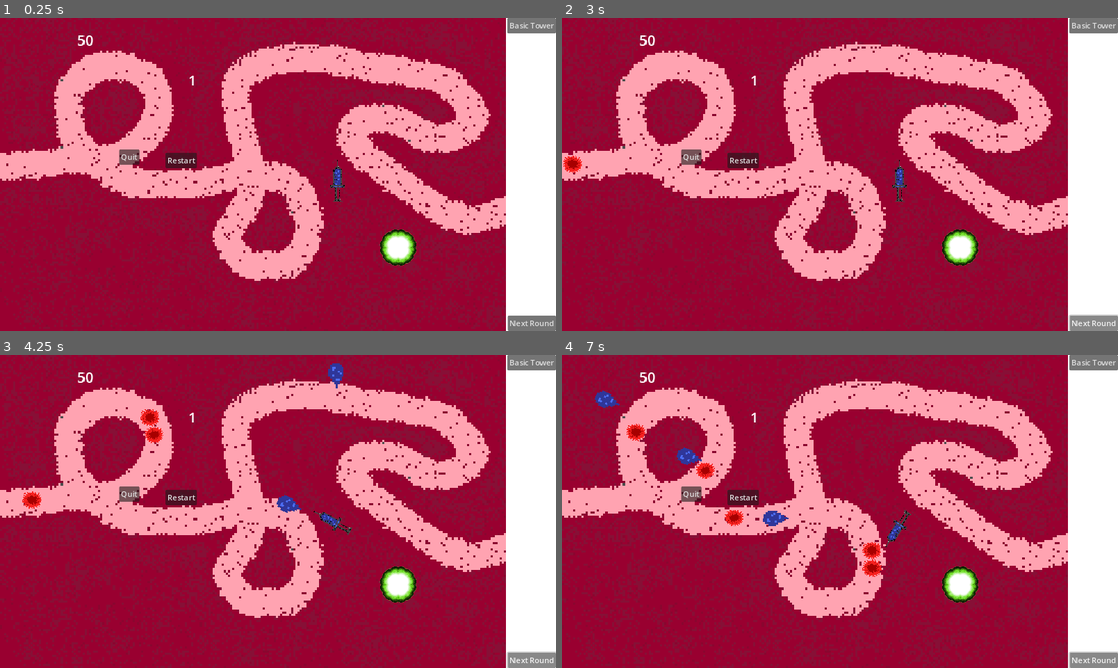
Above: before the commit, frames 1-4 (two rows, left to right).
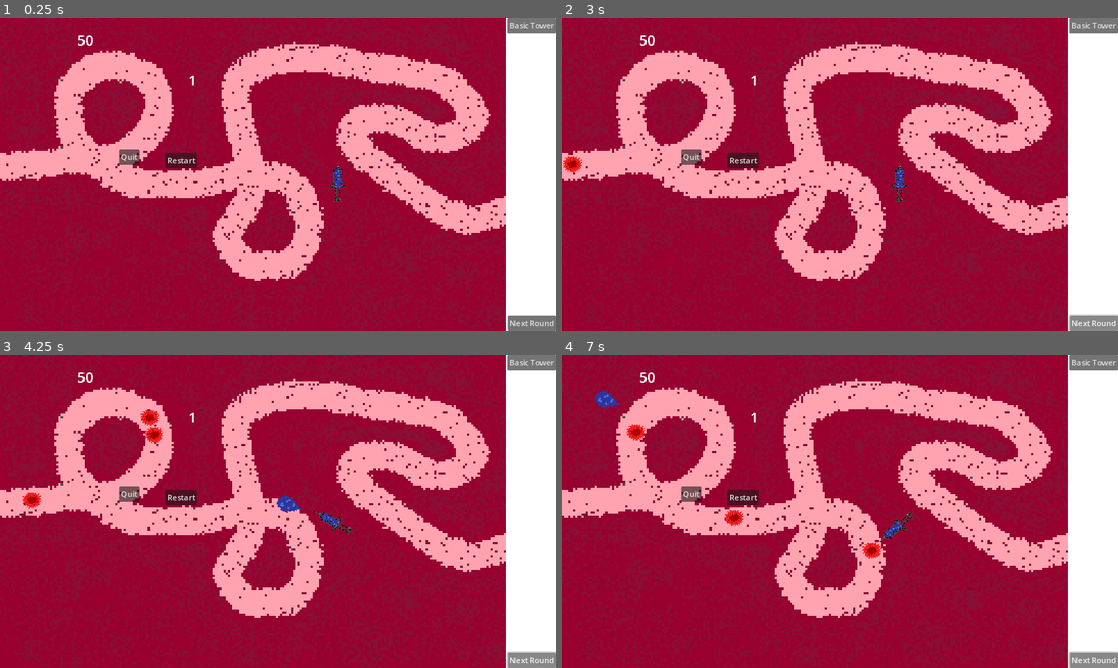
Above: after the commit, the same moments.

Repository: Kryzi/TowerDefense
Game: Godot game, scene res://Scenes/world.tscn
Same seed, same stepped clock (60 frames per second), same inputs: the game is played once before the commit and once after it.
Inputs:
- Up to frame 1 (0.25 s): no input
- Up to frame 2 (3 s): click "Restart" at 0.5 s; click "Restart" at 1.25 s; click "Restart" at 2 s; click "Next Round" at 2.75 s
- Up to frame 3 (4.25 s): click "Next Round" at 3.5 s
- Up to frame 4 (7 s): tap Enter (ui_accept) at 4.25, 4.52, 5.27, 6.77 s; hold Right (ui_right) 4.28-5.78 s; hold Left (ui_left) 5.78-6.53 s; hold Right (ui_right) from 6.53 s (still down)

The runs differ from the first frame. In frame 1, 0.6% of the frame differs, in the area x 68-75%, y 67-80%; in frame 2, 0.6%; in frame 3, 0.8%; in frame 4, 1.4%, in the area x 11-75%, y 22-80%.

Commit message:
tower kan skade + fixes

Diff:
--- a/Scenes/basic_tower.tscn
+++ b/Scenes/basic_tower.tscn
@@ -1,12 +1,25 @@
-[gd_scene load_steps=5 format=3 uid="uid://djh8nk3dgcjpd"]
+[gd_scene load_steps=5 format=3 uid="uid://bnd7imyaclrv6"]
 
-[ext_resource type="Script" path="res://Scripts/basic_tower.gd" id="1_4dmiy"]
 [ext_resource type="Script" path="res://Scripts/attack.gd" id="2_4rerw"]
 [ext_resource type="Texture2D" uid="uid://3twjdddkaohn" path="res://assets/VirusBigPack/png57.png" id="2_hcy63"]
-[ext_resource type="PackedScene" path="res://Scenes/bullet.tscn" id="3_1dth8"]
+[ext_resource type="PackedScene" uid="uid://hxtgd2h3i635" path="res://Scenes/bullet.tscn" id="3_1dth8"]
+
+[sub_resource type="GDScript" id="GDScript_m4weg"]
+script/source = "extends StaticBody2D
+
+
+# Called when the node enters the scene tree for the first time.
+func _ready() -> void:
+	pass # Replace with function body.
+
+
+# Called every frame. 'delta' is the elapsed time since the previous frame.
+func _process(delta: float) -> void:
+	pass
+"
 
 [node name="BasicTower" type="StaticBody2D"]
-script = ExtResource("1_4dmiy")
+script = SubResource("GDScript_m4weg")
 
 [node name="CollisionShape2D" type="CollisionShape2D" parent="."]
 
--- a/Scenes/bullet.tscn
+++ b/Scenes/bullet.tscn
@@ -1,6 +1,31 @@
-[gd_scene load_steps=2 format=3 uid="uid://crwl6ck1i5o8s"]
+[gd_scene load_steps=2 format=3 uid="uid://hxtgd2h3i635"]
 
-[ext_resource type="Script" path="res://Scripts/bullet.gd" id="1_abqsd"]
+[sub_resource type="GDScript" id="GDScript_8s8pf"]
+script/source = "extends Area2D
+
+var damage = 1000
+var travelled_distance = 0
+
+func _physics_process(delta):
+	const SPEED = 1000
+	const RANGE = 1200
+
+	var direction = Vector2.RIGHT.rotated(rotation)
+	position += direction * SPEED * delta
+
+	travelled_distance += SPEED * delta
+
+	if travelled_distance > RANGE:
+		queue_free()
+
+
+func _on_body_entered(body):
+	if body.name == \"TileMap\":
+		queue_free()
+	else:
+		body.takeDamage(damage)
+
+"
 
 [node name="Bullet" type="Area2D"]
-script = ExtResource("1_abqsd")
+script = SubResource("GDScript_8s8pf")
--- a/Scenes/virus_1.tscn
+++ b/Scenes/virus_1.tscn
@@ -1,41 +1,36 @@
 [gd_scene load_steps=6 format=3 uid="uid://clb85plprtw5g"]
 
 [ext_resource type="Script" path="res://Scripts/Virus1.gd" id="1_5ncgj"]
-[ext_resource type="Texture2D" uid="uid://cc2v5etd143jg" path="res://assets/pixil-frame-0 (1).png" id="2_sxpnw"]
-[ext_resource type="Texture2D" uid="uid://ds5pl4iohkkcn" path="res://assets/pixil-frame-0.png" id="3_yyt5t"]
+[ext_resource type="Texture2D" uid="uid://ds5pl4iohkkcn" path="res://assets/pixil-frame-0.png" id="2_csw64"]
+[ext_resource type="Texture2D" uid="uid://cc2v5etd143jg" path="res://assets/pixil-frame-0 (1).png" id="3_2jxxf"]
 
-[sub_resource type="SpriteFrames" id="SpriteFrames_woiae"]
+[sub_resource type="SpriteFrames" id="SpriteFrames_rh1c2"]
 animations = [{
 "frames": [{
 "duration": 1.0,
-"texture": ExtResource("2_sxpnw")
+"texture": ExtResource("2_csw64")
 }, {
 "duration": 1.0,
-"texture": ExtResource("3_yyt5t")
+"texture": ExtResource("3_2jxxf")
 }],
 "loop": true,
-"name": &"Idle",
-"speed": 3.0
+"name": &"default",
+"speed": 5.0
 }]
 
-[sub_resource type="CircleShape2D" id="CircleShape2D_umots"]
-radius = 34.0147
+[sub_resource type="CircleShape2D" id="CircleShape2D_vjyxm"]
+radius = 22.0227
 
-[node name="Virus1" type="PathFollow2D" groups=["enemy"]]
+[node name="Virus1" type="PathFollow2D"]
 rotates = false
 script = ExtResource("1_5ncgj")
 
 [node name="CharacterBody2D" type="CharacterBody2D" parent="."]
-collision_layer = 2
-collision_mask = 3
+collision_layer = 3
 
 [node name="AnimatedSprite2D" type="AnimatedSprite2D" parent="CharacterBody2D"]
-light_mask = 3
-visibility_layer = 3
-sprite_frames = SubResource("SpriteFrames_woiae")
-animation = &"Idle"
-autoplay = "Idle"
-frame_progress = 0.304083
+sprite_frames = SubResource("SpriteFrames_rh1c2")
+frame_progress = 0.764757
 
 [node name="CollisionShape2D" type="CollisionShape2D" parent="CharacterBody2D"]
-shape = SubResource("CircleShape2D_umots")
+shape = SubResource("CircleShape2D_vjyxm")
--- a/Scenes/world.tscn
+++ b/Scenes/world.tscn
@@ -1,11 +1,10 @@
-[gd_scene load_steps=9 format=3 uid="uid://dyaeva2to770s"]
+[gd_scene load_steps=8 format=3 uid="uid://dyaeva2to770s"]
 
 [ext_resource type="Script" path="res://Scripts/Path2D.gd" id="1_4exjo"]
-[ext_resource type="PackedScene" uid="uid://djh8nk3dgcjpd" path="res://Scenes/basic_tower.tscn" id="2_b0sd5"]
-[ext_resource type="PackedScene" uid="uid://8snbvs27wihv" path="res://Scenes/hud.tscn" id="3_ho7cv"]
-[ext_resource type="PackedScene" path="res://Scenes/game_manager.tscn" id="3_qrw8v"]
-[ext_resource type="Texture2D" uid="uid://bw7bpiaex2ybs" path="res://assets/Map 1.png" id="4_xfm3p"]
-[ext_resource type="PackedScene" uid="uid://kx04eseqm5v" path="res://Scenes/tower.tscn" id="5_llehc"]
+[ext_resource type="PackedScene" path="res://Scenes/hud.tscn" id="3_ho7cv"]
+[ext_resource type="PackedScene" uid="uid://bfys168djkcgh" path="res://Scenes/game_manager.tscn" id="3_qrw8v"]
+[ext_resource type="Texture2D" uid="uid://cr1aqelrtduml" path="res://assets/Map 1.png" id="4_xfm3p"]
+[ext_resource type="PackedScene" uid="uid://cej6oxixow36c" path="res://Scenes/tower.tscn" id="5_llehc"]
 
 [sub_resource type="SpriteFrames" id="SpriteFrames_s3wt5"]
 animations = [{
@@ -40,9 +39,6 @@
 
 [node name="HUD" parent="." instance=ExtResource("3_ho7cv")]
 
-[node name="BasicTower" parent="." instance=ExtResource("2_b0sd5")]
-position = Vector2(767, 412)
-
 [node name="GameManager" parent="." instance=ExtResource("3_qrw8v")]
 
 [node name="Tower" parent="." instance=ExtResource("5_llehc")]
--- a/Scripts/Bullet1.gd
+++ b/Scripts/Bullet1.gd
@@ -1,6 +1,7 @@
 extends Area2D
 var damage = 1000
 var travelled_distance = 0
+var pierce = 1
 
 func _physics_process(delta):
 	const SPEED = 200
@@ -21,4 +22,8 @@
 	if body.name == "TileMap":
 		queue_free()
 	else:
-		print("hit")
+		body.get_parent().takeDamage(damage)
+		pierce -= 1
+
+	if pierce >= 0:
+		queue_free()
--- a/Scripts/GameManager.gd
+++ b/Scripts/GameManager.gd
@@ -1,6 +1,6 @@
 extends Node2D
 
-const BASICTOWER = preload("res://Scenes/basic_tower.tscn")
+const BASICTOWER = preload("res://Scenes/tower.tscn")
 @onready var world = get_parent()
 
 var Health = 1
--- a/Scripts/Tower1.gd
+++ b/Scripts/Tower1.gd
@@ -1,9 +1,10 @@
 extends Area2D
 
 const BULLET = preload("res://Scenes/bullet_1.tscn")
+var enemies_in_range
 
 func _physics_process(delta):
-	var enemies_in_range = get_overlapping_bodies() # Finder enemys som er inde i collisionshape
+	enemies_in_range = get_overlapping_bodies() # Finder enemys som er inde i collisionshape
 	if enemies_in_range.size() > 0:
 		var target_enemy = enemies_in_range.front()
 		look_at(target_enemy.global_position)
@@ -20,4 +21,5 @@
 
 
 func _on_timer_timeout():
-	Shoot()
+	if enemies_in_range != []:
+		Shoot()
--- a/Scripts/Virus1.gd
+++ b/Scripts/Virus1.gd
@@ -3,6 +3,7 @@
 var Path
 var speed = 0.1
 var damage = 1
+var health = 1
 
 func _ready():
 	Path = get_parent()
@@ -13,3 +14,11 @@
 	if progress_ratio >= 0.99: # Vi har nået slutningen af banen
 		get_node("/root/World/GameManager").damage(damage)
 		queue_free()
+
+func takeDamage(amount):
+	health -= amount
+	if health <= 0:
+		death()
+
+func death():
+	queue_free()
--- a/Scripts/basic_tower.gd
+++ /dev/null
@@ -1,11 +0,0 @@
-extends StaticBody2D
-
-
-# Called when the node enters the scene tree for the first time.
-func _ready() -> void:
-	pass # Replace with function body.
-
-
-# Called every frame. 'delta' is the elapsed time since the previous frame.
-func _process(delta: float) -> void:
-	pass
--- a/Scripts/bullet.gd
+++ /dev/null
@@ -1,23 +0,0 @@
-extends Area2D
-
-var damage = 1000
-var travelled_distance = 0
-
-func _physics_process(delta):
-	const SPEED = 1000
-	const RANGE = 1200
-
-	var direction = Vector2.RIGHT.rotated(rotation)
-	position += direction * SPEED * delta
-
-	travelled_distance += SPEED * delta
-
-	if travelled_distance > RANGE:
-		queue_free()
-
-
-func _on_body_entered(body):
-	if body.name == "TileMap":
-		queue_free()
-	else:
-		body.damage(damage)
Not shown: 1 places in Scenes/bullet_1.tscn that only renumber resources
Not shown: 1 places in Scenes/game_manager.tscn that only renumber resources
Not shown: 1 places in Scenes/tower.tscn that only renumber resources
